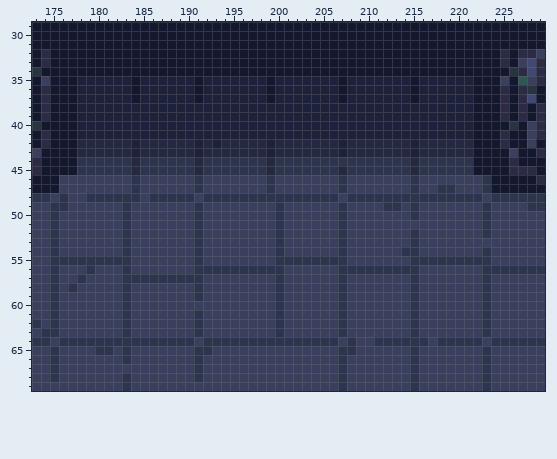
Pixel-art file, stored at assets/template.aseprite. The picture above is the old version.
400x320 pixels, 1 frame. Colours within 5 levels of each other are drawn and written as one. Shown: x 173..229, y 29..69.
Now the later version:
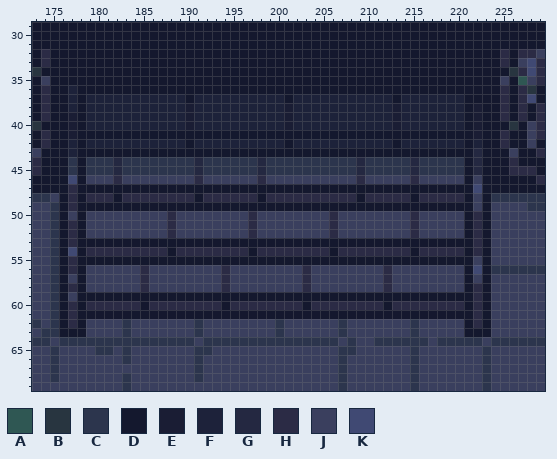
Palette (. is transparent): A #2f5753  B #283540  C #2c354d  D #14182e  E #1a1d34  F #1d223a  G #242841  H #2b2b45  J #3a3f5e  K #404973
Change:
Layer "Layer 2":
y 35: x 178..183 FFFFFF -> DDDDDD; x 185..190 FFFFFF -> DDDDDD; x 192..198 FFFFFFF -> DDDDDDD; x 200..206 FFFFFFF -> DDDDDDD; x 208..214 FFFFFFF -> DDDDDDD; x 216..221 FFFFFF -> DDDDDD
y 36: x 177..183 DFFFFFF -> FDDDDDD; x 185..190 FFFFFF -> DDDDDD; x 192..198 FFFFFFF -> DDDDDDD; x 200..206 FFFFFFF -> DDDDDDD; x 208..214 FFFFFFF -> DDDDDDD; x 216..221 FFFFFF -> DDDDDD
y 37: x 177..178 DF -> FD; x 184 D -> F; x 190..191 FD -> DF; x 199 D -> F; x 201 F -> D; x 207 D -> F; x 213 F -> D; x 215 D -> F; x 221 F -> D
y 38: x 177..178 DF -> FD; x 190 F -> E; x 201 F -> E; x 213 F -> E; x 221..222 FD -> DE
y 39..40: x 177..178 DF -> ED; x 190 F -> E; x 201 F -> E; x 213 F -> E; x 221..222 FD -> DE
y 41: x 177..222 DFFFFFFFFFFFFFFFFFFFFFFFFFFFFFFFFFFFFFFFFFFFFD -> EDDDDDDDDDDDDDDDDDDDDDDDDDDDDDDDDDDDDDDDDDDDDE
y 42: x 177..183 DGGGGGG -> FDFFFFF; x 185..190 GGGGGG -> FFFFFD; x 192 G -> F; x 194..198 GGGGG -> FFFFF; x 200..206 GGGGGGG -> FDFFFFF; x 208..214 GGGGGGG -> FFFFFDF; x 216..222 GGGGGGD -> FFFFFDF
y 43: x 177..222 DGGGGGGFGGGGGGFGGGGGGGFGGGGGGGFGGGGGGGFGGGGGGD -> FDDDDDDDDDDDDDDDDDDDDDDDDDDDDDDDDDDDDDDDDDDDDG
y 44: x 177..178 DC -> CD; x 182 C -> G; x 184 G -> C; x 198..199 CG -> GC; x 209 C -> G; x 221..222 CD -> DG
y 45: x 177..178 DC -> CD; x 182 C -> G; x 184 G -> C; x 198..199 CG -> GC; x 207 G -> C; x 209 C -> G; x 221..222 CD -> DG
y 46: x 176..178 JJJ -> DKD; x 182 J -> H; x 184 C -> J; x 191 C -> H; x 198..199 JC -> HJ; x 207 C -> J; x 209 J -> H; x 215 C -> H; x 221 J -> D; x 223 C -> D
y 47: x 176..223 JJJJJJJJCJJJJJJCJJJJJJJCJJJJJJJCJJJJJJJCJJCCJJJC -> DHDDDDDDDDDDDDDDDDDDDDDDDDDDDDDDDDDDDDDDDDDDDDKD
y 48: x 176..223 CJJCCCCCCJCCCCCJCCCCCCCCCCCCCCCJCCCCCCCCCCCCCCCJ -> DHDHHHDHHHHHHHHDHHHHHHDHHHHHHHHHHDHHHHHDHHHHHDJD
y 49: x 176..221 CJJJJJJCJJJJJJJCJJJJJJJJCJJJJJJCJJJJCCJCJJJJJJ -> DHDDDDDDDDDDDDDDDDDDDDDDDDDDDDDDDDDDDDDDDDDDDD; x 223 C -> D
y 50: x 176 J -> D; x 178 J -> D; x 183 C -> J; x 188 J -> H; x 191 C -> J; x 197 J -> H; x 200 C -> J; x 206..207 JC -> HJ; x 215 C -> H; x 221..223 JJC -> DHD
y 51: x 176..178 JJJ -> DHD; x 183 C -> J; x 188 J -> H; x 191 C -> J; x 197 J -> H; x 200 C -> J; x 206..207 JC -> HJ; x 215 J -> H; x 221..223 JJC -> DHD
y 52: x 176..178 JJJ -> DHD; x 183 C -> J; x 188 J -> H; x 191 C -> J; x 197 J -> H; x 200 C -> J; x 206..207 JC -> HJ; x 215 C -> H; x 221..223 JJC -> DHD
y 53: x 176..223 JJJJJJJCJJJJJJJCJJJJJJJJCJJJJJJCJJJJJJJCJJJJJJJJ -> DHDDDDDDDDDDDDDDDDDDDDDDDDDDDDDDDDDDDDDDDDDDDDHD
y 54: x 176..223 JJJJJJJCJJJJJJJCJJJJJJJJCJJJJJJCJJJJJJCCJJJJJJJC -> DKDHHHHHHHHHDHHHHHHHHDHHHHHHHHDHHHHHHHHDHHHHHDHD
y 55: x 176..223 CCCCCCCCJJJJJJJCJJJJJJJJCCCCCCCCJJJJJJJCCCCCCCCC -> DHDDDDDDDDDDDDDDDDDDDDDDDDDDDDDDDDDDDDDDDDDDDDJD
y 56: x 176..179 JJJC -> DHDJ; x 183 C -> J; x 185 J -> H; x 191..200 CCCCCCCCCC -> JJJHJJJJJJ; x 203 J -> H; x 207..215 CCCCCCCCC -> JJJJJHJJJ; x 221..223 JJC -> DKD
y 57: x 176 J -> D; x 178 C -> D; x 183..191 CCCCCCCCC -> JJHJJJJJJ; x 194 J -> H; x 200 C -> J; x 203 J -> H; x 207 C -> J; x 212 J -> H; x 215 C -> J; x 221 J -> D; x 223 C -> D
y 58: x 176..178 JCJ -> DHD; x 183 C -> J; x 185 J -> H; x 191 C -> J; x 194 J -> H; x 200 C -> J; x 203 J -> H; x 207 C -> J; x 212 J -> H; x 215 C -> J; x 221..223 JJC -> DHD
y 59: x 176 J -> D; x 178..223 JJJJJCJJJJJJJCJJJJJJJJCJJJJJJCJJJJJJJCJJJJJJJC -> DDDDDDDDDDDDDDDDDDDDDDDDDDDDDDDDDDDDDDDDDDDDHD
y 60: x 176..223 JJJJJJJCJJJJJJJJJJJJJJJJCJJJJJJCJJJJJJJCJJJJJJJC -> DHDHHHHHHDHHHHHHHHDHHHHHHHHDHHHHHHHHDHHHHHHHHDHD
y 61: x 176..223 JJJJJJJCJJJJJJJCJJJJJJJJCJJJJJJCJJJJJJJCJJJJJJJC -> DHDDDDDDDDDDDDDDDDDDDDDDDDDDDDDDDDDDDDDDDDDDDDHD
y 62: x 176..178 JJJ -> DHD; x 221..223 JJC -> DHD
y 63: x 176..178 JJJ -> DDD; x 221..223 JJC -> DDD
